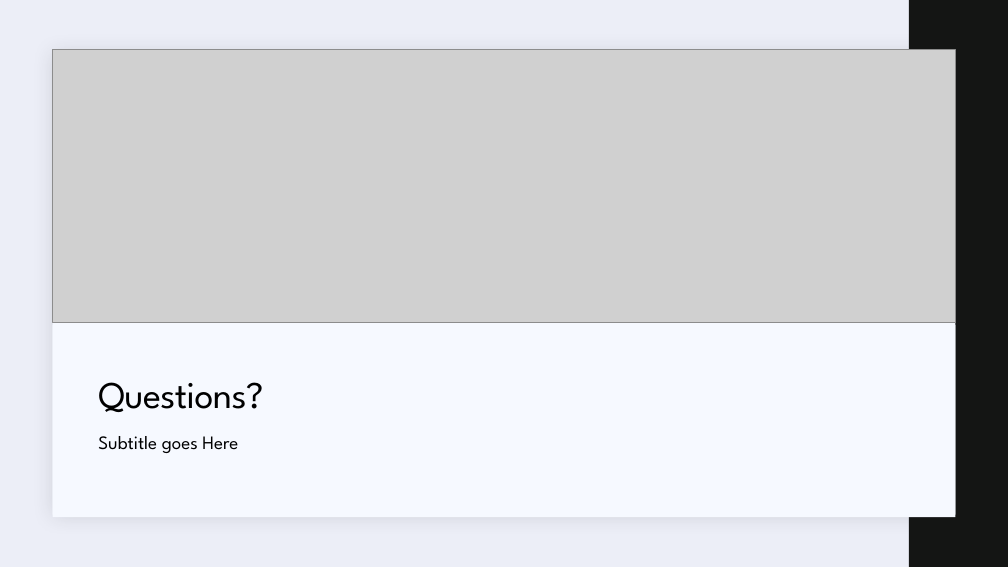
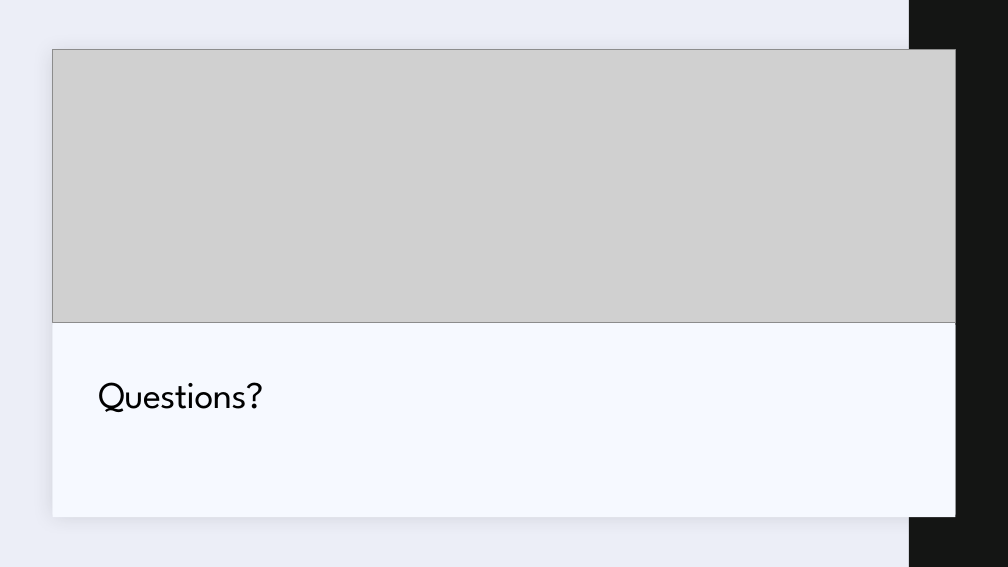
Before and after one commit to marios-stam/Project_IOT, a slide deck: slide 12 of Powerpoints/First Presentation/Waste-management-Final.pptx (slide 24 before the commit). Drawn at 1008x567 pixels with LibreOffice and Linux fonts; fonts in the diff are those of the drawing; grey boxes stand for pictures. Boxes give left, top, right and bottom in pixels: in the first picture for what was removed or moved away, otherwise in the second. Text is boxed around its words. In the diff, an @@ line names an element or a change of style, - is before the commit and + after.

```diff
--- a/Powerpoints/First Presentation/Waste-management-Final.pptx
+++ b/Powerpoints/First Presentation/Waste-management-Final.pptx
@@ text removed at [98, 436, 238, 453] @@
-Subtitle goes Here
```
Also in this commit, not shown: 1 slide added, 14 slides removed.
